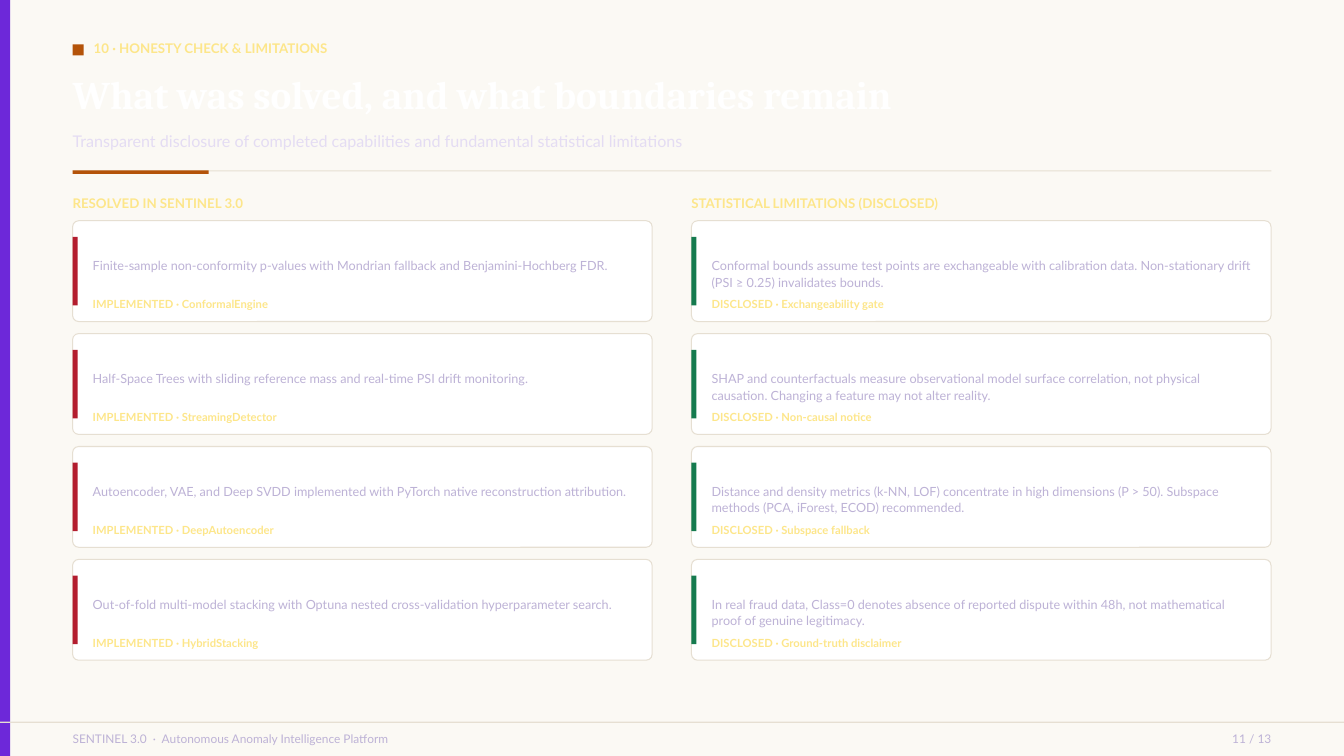
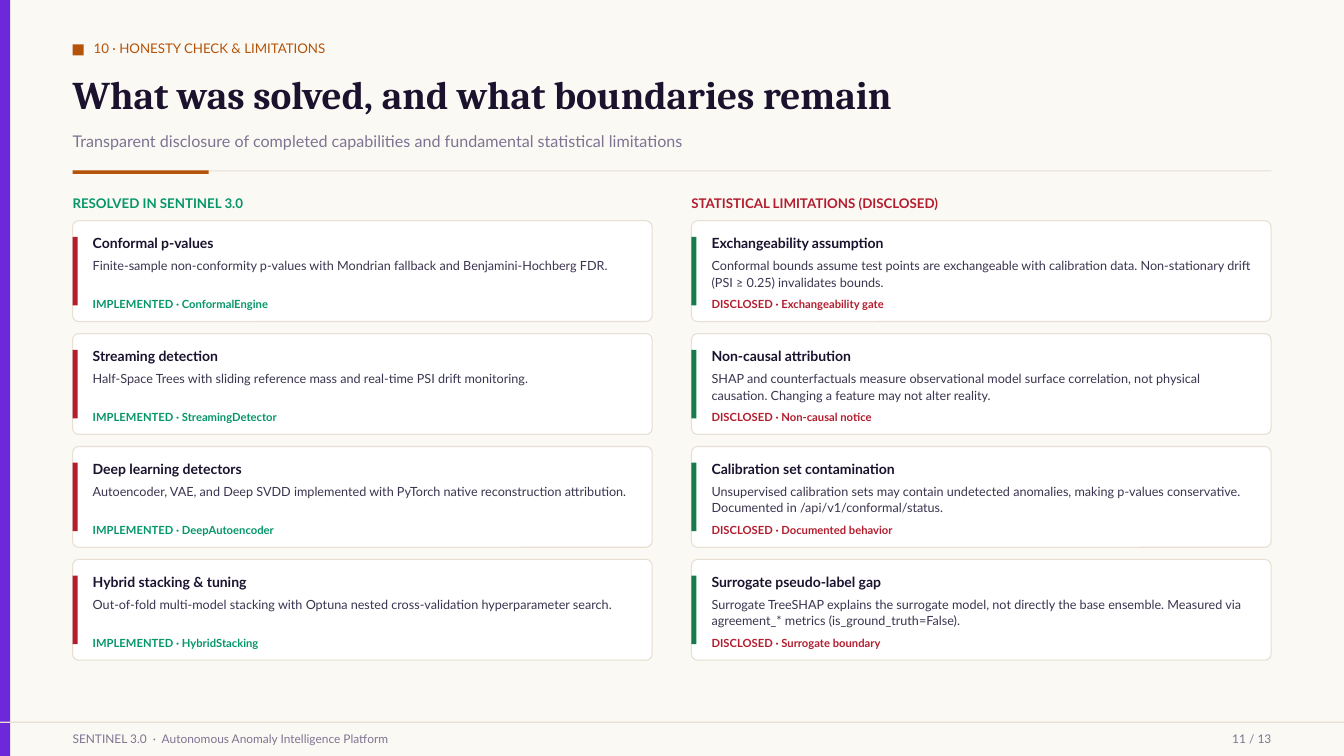
Before and after one commit to rohan1252030019-netizen/explainable-anomaly-detection, a slide deck: slide 11 of presentation/Explainable_Anomaly_Detection_12slides.pptx. Drawn at 1344x756 pixels with LibreOffice and Linux fonts; fonts in the diff are those of the drawing. Boxes give left, top, right and bottom in pixels: in the first picture for what was removed or moved away, otherwise in the second. Text is boxed around its words. In the diff, an @@ line names an element or a change of style, - is before the commit and + after.

Commit message:
fix(presentation): restore high-contrast dark text typography for white slide backgrounds

```diff
--- a/presentation/Explainable_Anomaly_Detection_12slides.pptx
+++ b/presentation/Explainable_Anomaly_Detection_12slides.pptx
@@ text added at (94,43,325,53), 9.5 pt, text #B45309 @@
+10 · HONESTY CHECK & LIMITATIONS
@@ text added at (73,81,891,115), 28 pt, text #1B122E, bold @@
+What was solved, and what boundaries remain
@@ text added at (73,135,683,150), 11.5 pt, text #7D7493 @@
+Transparent disclosure of completed capabilities and fundamental statistical limitations
@@ text added at (73,198,244,208), 9.5 pt, text #059669, bold @@
+RESOLVED IN SENTINEL 3.0
@@ text added at (691,197,938,210), 9.5 pt, text #B31D2E, bold @@
+STATISTICAL LIMITATIONS (DISCLOSED)
@@ text added at (93,237,213,251), 10 pt, text #1B122E, bold @@
+Conformal p-values
@@ text added at (712,237,884,251), 10 pt, text #1B122E, bold @@
+Exchangeability assumption
@@ text "DISCLOSED · Exchangeability gate" at (712,299,884,310): text colour #FDE68A to #B31D2E @@
@@ text added at (93,350,218,364), 10 pt, text #1B122E, bold @@
+Streaming detection
@@ text added at (712,350,851,361), 10 pt, text #1B122E, bold @@
+Non-causal attribution
@@ text colour #BDB2D6 to #3B344F in 6 elements at (93,260,608,273), (93,373,528,386), (93,486,626,498), (93,599,612,612), (712,260,1250,289), (712,373,1200,403) @@
@@ text "DISCLOSED · Non-causal notice" at (712,412,871,421): text colour #FDE68A to #B31D2E @@
@@ text added at (93,463,242,477), 10 pt, text #1B122E, bold @@
+Deep learning detectors
@@ text added at (712,463,895,474), 10 pt, text #1B122E, bold @@
+Calibration set contamination
@@ text at (712,486,1240,514): text changed; text colour #BDB2D6 to #3B344F @@
-Distance and density metrics (k-NN, LOF) concentrate in high dimensions (P > 50). Subspace methods (PCA, iForest, ECOD) recommended.
+Unsupervised calibration sets may contain undetected anomalies, making p-values conservative. Documented in /api/v1/conformal/status.
@@ text at (712,525,893,534): text changed; text colour #FDE68A to #B31D2E @@
-DISCLOSED · Subspace fallback
+DISCLOSED · Documented behavior
@@ text added at (93,576,247,590), 10 pt, text #1B122E, bold @@
+Hybrid stacking & tuning
@@ text at (712,599,1241,628): text changed; text colour #BDB2D6 to #3B344F @@
-In real fraud data, Class=0 denotes absence of reported dispute within 48h, not mathematical proof of genuine legitimacy.
+Surrogate TreeSHAP explains the surrogate model, not directly the base ensemble. Measured via agreement_* metrics (is_ground_truth=False).
@@ text added at (712,576,881,590), 10 pt, text #1B122E, bold @@
+Surrogate pseudo-label gap
@@ text colour #FDE68A to #059669 in 4 elements at (93,299,268,310), (93,412,277,423), (93,525,274,536), (93,638,258,649) @@
@@ text at (712,638,881,649): text changed; text colour #FDE68A to #B31D2E @@
-DISCLOSED · Ground-truth disclaimer
+DISCLOSED · Surrogate boundary
@@ text "SENTINEL 3.0 · Autonomous Anomaly ..." at (73,734,388,745): text colour #BDB2D6 to #7D7493 @@
@@ text "11 / 13" at (1232,734,1272,743): text colour #BDB2D6 to #7D7493 @@
```
Also in this commit, not shown: 12 other slides changed, 2 other files.
